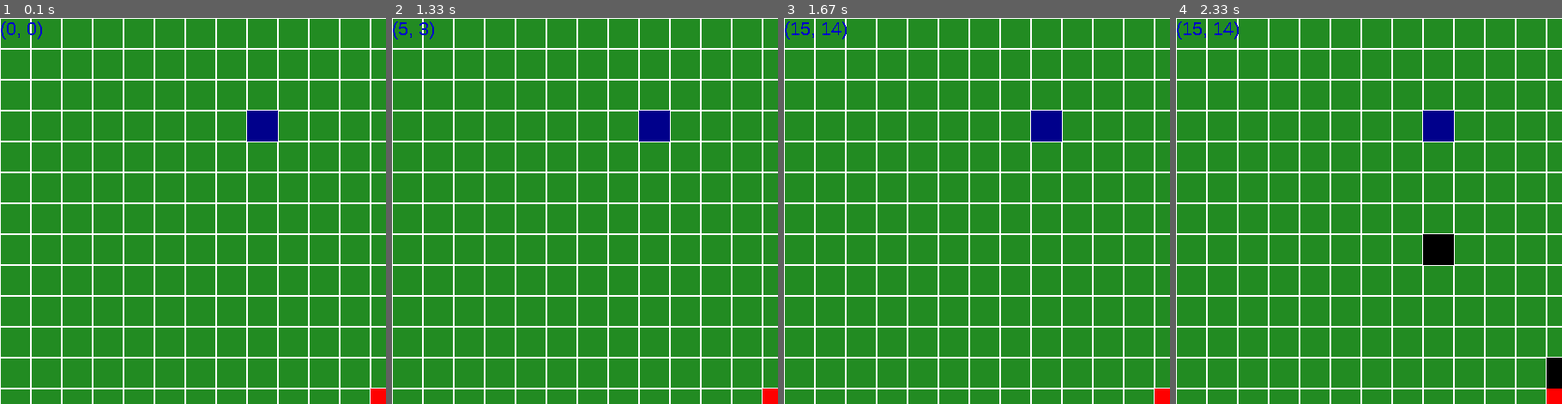
Above: before the commit, frames 1-4 (left to right).
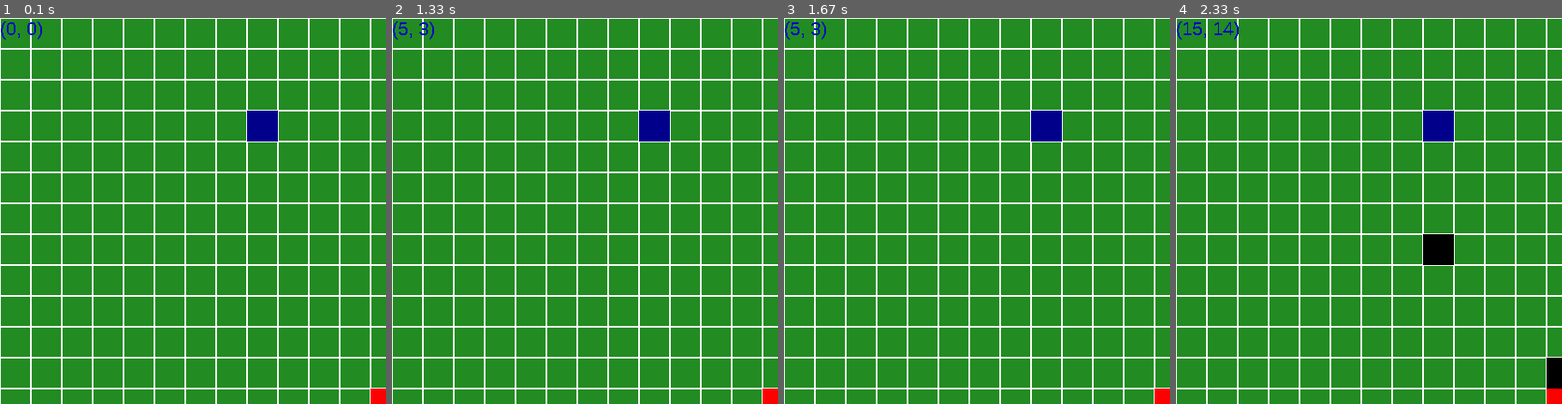
Above: after the commit, the same moments.

Repository: markus-brln/BachelorThesisForestFireControl
Game: pygame game, started from gui/main.py
Two runs of this game, one before a commit and one after it. Both use one fixed random seed, a clock stepped at 60 frames per second and the inputs below.
Inputs (mouse positions are % of the whole screen's width and height, from its top left):
- Up to frame 1 (0.1 s): no input
- Up to frame 2 (1.33 s): tap Space at 0.33 s; press the mouse at (62, 59) at 0.7 s; move the mouse to (43, 36) at 0.8 s; release the mouse at (24, 13) at 0.93 s; tap C at 1.1 s
- Up to frame 3 (1.67 s): move the mouse to (62, 59) at 1.63 s
- Up to frame 4 (2.33 s): press the mouse at (62, 59) at 1.67 s; move the mouse to (49, 44) at 1.77 s; release the mouse at (36, 29) at 1.9 s; press the mouse at (62, 59) at 2.23 s
The pictures show only the part of the screen within x 0-50%, y 0-50%; the shares and areas given below are measured in that part.

Frames 1-2 are identical in both runs. In frame 3, 0.2% of the frame differs, in the area x 1-17%, y 0-6%; in frame 4, nothing differs.

Commit message:
only partial draw depending on update

Diff:
--- a/gui/Controller/controller.py
+++ b/gui/Controller/controller.py
@@ -1,7 +1,7 @@
 import pygame
-
+import time
 from Model.environment import Model
-from View.view import View
+from View.view import View, UpdateType
 
 class Controller:
   def __init__(self, model: Model, view: View):
@@ -11,27 +11,30 @@
     # Initialization
     self.mouse_button_pressed = False   ## Mouse button assumed not to be pressed initially
 
-  def update(self, pygame_events):
-    for event in pygame_events:
-      if event.type == pygame.QUIT:
-        # Exit the program
-        self.shut_down(event)
-      elif event.type == pygame.MOUSEBUTTONDOWN:
-        # Mouse stationary and mouse button pressed
-        self.mouse_button_pressed = event.button
-        self.select(event.pos)
-      elif event.type == pygame.MOUSEBUTTONUP:
-        # Mouse button released
-        self.mouse_button_pressed = False
-        self.last_clicked = (-1, 0)           ## Reset to allow clicking a square twice in a row
-      elif event.type == pygame.MOUSEMOTION and self.mouse_button_pressed:
-        # Mouse button pressed and dragged
-        self.select(event.pos)
-      elif event.type == pygame.MOUSEMOTION: ## now will constantly display mouse coords
-        self.view.update()
-      elif event.type == pygame.KEYDOWN:
-        # Keyboard button pressed
-        self.key_press(event)
+    self.view.update()
+
+  def update(self, event):
+    #for event in pygame_events:
+    if event.type == pygame.QUIT:
+      # Exit the program
+      self.shut_down(event)
+    elif event.type == pygame.MOUSEBUTTONDOWN:
+      # Mouse stationary and mouse button pressed
+      self.mouse_button_pressed = event.button
+      self.select(event.pos)
+    elif event.type == pygame.MOUSEBUTTONUP:
+      # Mouse button released
+      self.mouse_button_pressed = False
+      self.last_clicked = (-1, 0)           ## Reset to allow clicking a square twice in a row
+    elif event.type == pygame.MOUSEMOTION and self.mouse_button_pressed:
+      # Mouse button pressed and dragged
+      self.select(event.pos)
+    # M having this in here makes it extremely laggy, at least for me
+    #elif event.type == pygame.MOUSEMOTION: ## now will constantly display mouse coords
+      #self.view.update()
+    elif event.type == pygame.KEYDOWN:
+      # Keyboard button pressed
+      self.key_press(event)
 
   def shut_down(self, event):
     self.model.shut_down()              ## Ensure proper shutdown of the model
@@ -50,9 +53,13 @@
     self.view.update()
 
 
+
   def key_press(self, event):
+    start = time.time()
     if event.key == pygame.K_SPACE:
       self.model.time_step()          ## Space to go to next timestep
+      self.view.update([UpdateType.FIRE, UpdateType.AGENTS])
+      return
     ##TODO possibly add a revert time step option to go back one
     if event.key == pygame.K_RETURN:
       self.model.start_episode()       ## Return / ENTER to go to next episode
@@ -61,3 +68,5 @@
 
     # Update the view
     self.view.update()
+
+    print("entire time step took: ", time.time()-start)
--- a/gui/Model/agent.py
+++ b/gui/Model/agent.py
@@ -25,13 +25,12 @@
     # M walk towards waypoint (dumb / A-Star) + dig on every step
     self.move()
     if self.save_move:
-      self.agent_hist.append((self.position))
+      self.agent_hist.append(self.position)
 
   def assign_new_waypoint(self):
     # TODO M agent new waypoints
     self.waypoint_old = self.waypoint     # waypoint_old == None for first assignment, so it won't be saved
-
-
+    #print("agent at pos: ", self.position)
     # 1. change color of active agent, maybe draw "circle of reach" around it
     # 2. wait for human to give waypoint (probably good to print agent pos + "waiting for input" to cmd)
     # 3. set new private waypoint
--- a/gui/Model/environment.py
+++ b/gui/Model/environment.py
@@ -4,6 +4,7 @@
 from Model.node import Node
 from enum import Enum
 import random
+import time as timelib
 
 
 # For data generation maybe lose the seed
@@ -124,8 +125,10 @@
     #       self.DataSaver.append_datapoint()
 
     # 1
-    # for agent in self.agents:
-    #      agent.assign_new_waypoint() # waypoint to
+    if self.time % 5 == 0:        # every 5 time steps new waypoints should be set
+      #print("agents require new waypoints")
+      for agent in self.agents:
+        agent.assign_new_waypoint() # waypoint to
 
     self.time += 1                # fire and agents need this info
     # 2
@@ -133,7 +136,10 @@
       #agent.timestep()            # walks 1 step towards current waypoint & digs on the way
 
     # 3
+    start = timelib.time()
     self.expand_fire()            # Determine fire propagation
+
+    #print("expanding fire took: ", timelib.time() - start)
     # print(len(self.firepos))
 
     # 4
--- a/gui/View/view.py
+++ b/gui/View/view.py
@@ -2,6 +2,13 @@
 
 ## Needs access to model
 from Model.environment import Model
+from enum import Enum
+
+class UpdateType(Enum):
+  ALL = 0
+  AGENTS = 1
+  FIRE = 2
+  FIREBREAKS = 3
 
 
 pygame.font.init() # add text
@@ -26,10 +33,16 @@
     self.translation = (0, 0)
     self.scale = 1
 
-    self.update()
 
 
-  def update(self):
+  def update(self, updateType = []):
+    print("updating")
+
+    if UpdateType.FIRE in updateType:
+      self.draw_fire()
+      pygame.display.update()
+      return
+
     # Draw Background and grid
     self.window.fill(pygame.Color("ForestGreen"))
     self.draw_grid()
@@ -43,6 +56,7 @@
     pygame.display.update()
 
 
+
   # Draw the lines separating the blocks in the grid
   def draw_grid(self):
     block_size = self.grid_block_size
@@ -54,11 +68,12 @@
 
   # Fill the blocks at the provided positions with the provided color
   def fill_blocks(self, positions, color):
+    print("filling blocks")
     block_size = self.grid_block_size
-    for waypoints in positions:
+    for pixels in positions:
       ## I really do not want to do it like this TODO possibly change
-      for x in range(waypoints[0] * block_size, (waypoints[0] + 1) * block_size):
-        for y in range(waypoints[1] * block_size, (waypoints[1] + 1) * block_size):
+      for x in range(pixels[0] * block_size, (pixels[0] + 1) * block_size):
+        for y in range(pixels[1] * block_size, (pixels[1] + 1) * block_size):
           rect = (x, y, 1, 1)
           pygame.draw.rect(self.window, color, rect, 1)
 
--- a/gui/main.py
+++ b/gui/main.py
@@ -27,8 +27,9 @@
   controller = Controller(environment, view)      ## Initialize Controller with model and view
 
   # Run
-  while(True):
-    controller.update(pygame.event.get())         ## Let the controller take over
+  while True:
+    controller.update(pygame.event.wait())        ## Let the controller take over
+    #controller.update(pygame.event.get())
 
 
 if __name__=="__main__":
